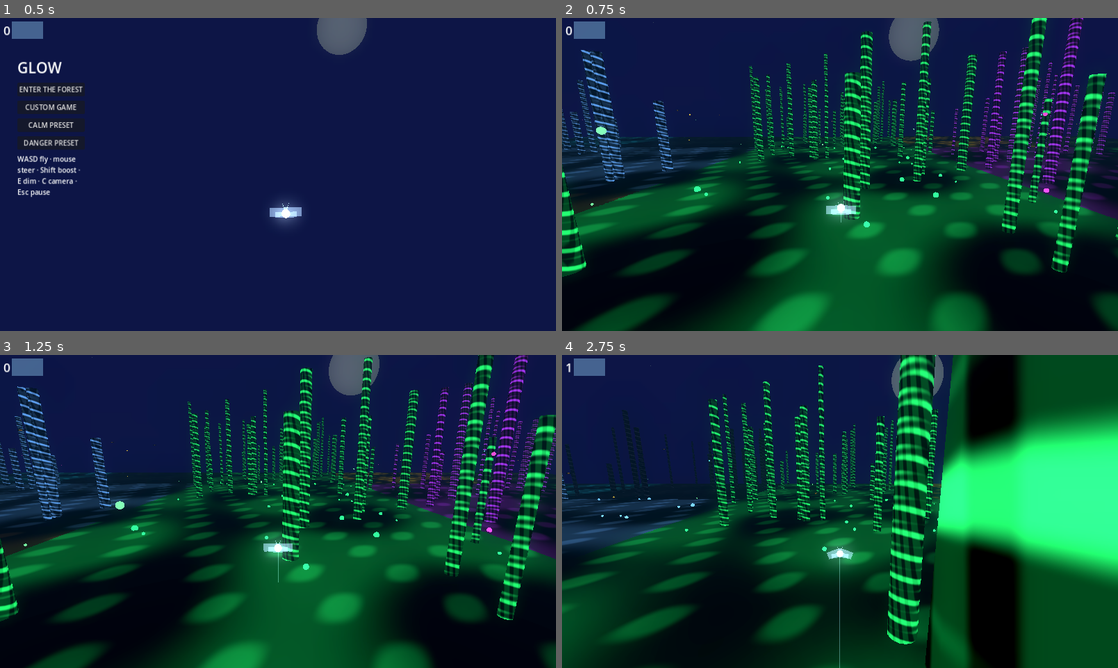
Above: before the commit, frames 1-4 (two rows, left to right).
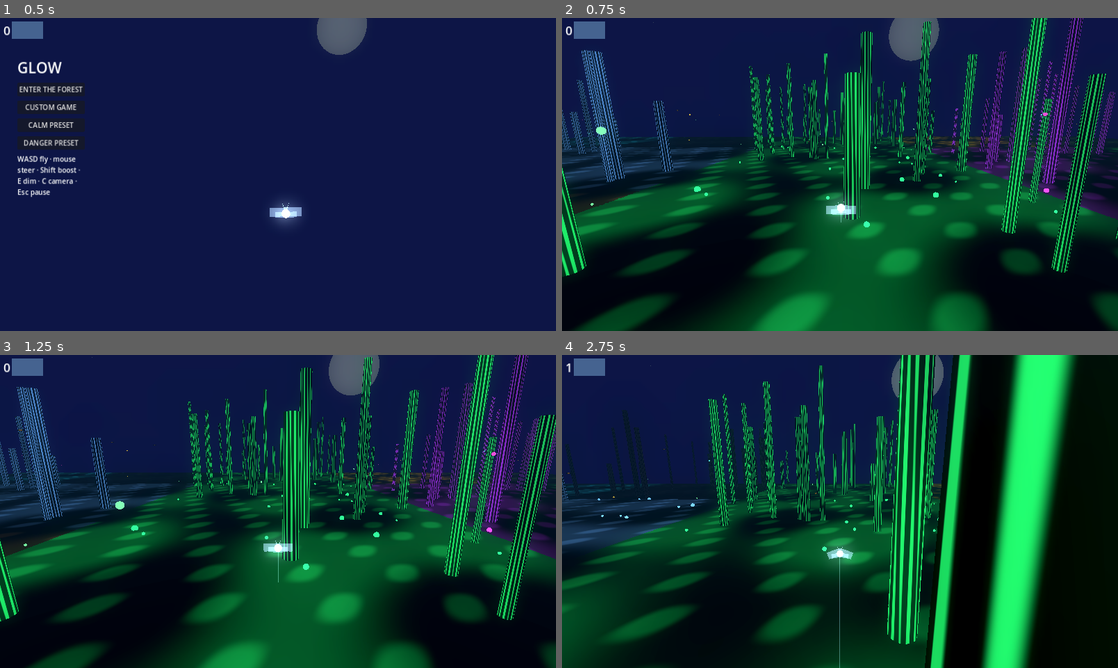
Above: after the commit, the same moments.

Repository: aarshe22/llm-harness-demos
Game: Godot game, scene res://scenes/main/main.tscn
Same seed, same stepped clock (60 frames per second), same inputs: the game is played once before the commit and once after it.
Inputs (mouse positions are in pixels of both pictures, inside the frame that each line leads up to):
- Up to frame 1 (0.5 s): no input
- Up to frame 2 (0.75 s): click "ENTER THE FOREST" at 0.5 s
- Up to frame 3 (1.25 s): no input
- Up to frame 4 (2.75 s): move the mouse to (867, 511) at 1.27 s; hold Shift (boost) 1.28-2.03 s; hold W (move_forward) from 1.28 s (still down); click (867, 511) at 1.42 s; move the mouse to (812, 511) at 2.02 s; tap E (dim) at 2.1 s

Frame 1 is identical in both runs. In frame 2, 12% of the frame differs, in the area x 0-100%, y 0-83%; in frame 3, 12%; in frame 4, 35%, in the area x 0-100%, y 0-100%.

Commit message:
Map bark veins around the trunk, not as stretched Y rings.
Instanced unit cylinders used sin(local.y), which painted two fat
horizontal stripes after height scale. Sample atan(x,z) and scaled height.

Co-authored-by: Intellificial Artelligence <aarshe22@users.noreply.github.com>

Diff:
--- a/glow/shaders/bark.gdshader
+++ b/glow/shaders/bark.gdshader
@@ -5,11 +5,23 @@
 uniform vec4 glow : source_color = vec4(0.25, 0.85, 0.7, 1.0);
 uniform float pulse = 1.0;
 
+varying vec3 wpos;
+varying float ang;
+varying float hgt;
+
+void vertex() {
+	wpos = (MODEL_MATRIX * vec4(VERTEX, 1.0)).xyz;
+	float sy = length((MODEL_MATRIX * vec4(0.0, 1.0, 0.0, 0.0)).xyz);
+	ang = atan(VERTEX.x, VERTEX.z);
+	hgt = (VERTEX.y + 0.5) * max(sy, 0.001);
+}
+
 void fragment() {
-	float rings = sin(VERTEX.y * 9.0 + VERTEX.x * 2.4) * sin(VERTEX.y * 3.1 + 1.7);
-	float veins = smoothstep(0.42, 0.92, rings * 0.5 + 0.5);
-	float moss = smoothstep(0.15, 0.55, 0.5 + 0.5 * sin(VERTEX.x * 14.0 + VERTEX.z * 11.0));
+	float grain = sin(ang * 12.0 + hgt * 0.38);
+	float grain2 = sin(ang * 7.0 - hgt * 0.21 + 1.3);
+	float veins = smoothstep(0.52, 0.9, grain * 0.62 + grain2 * 0.28 + 0.5);
+	float moss = smoothstep(0.18, 0.72, 0.5 + 0.5 * sin(wpos.x * 0.55 + wpos.z * 0.48 + hgt * 0.12));
 	ALBEDO = mix(dark.rgb, glow.rgb * 0.35, veins * 0.7);
-	EMISSION = glow.rgb * (veins * 0.85 + moss * 0.22) * pulse;
+	EMISSION = glow.rgb * (veins * 0.75 + moss * 0.16) * pulse;
 	ROUGHNESS = 0.94;
 }
Not shown, changed: glow/src/bark.js
